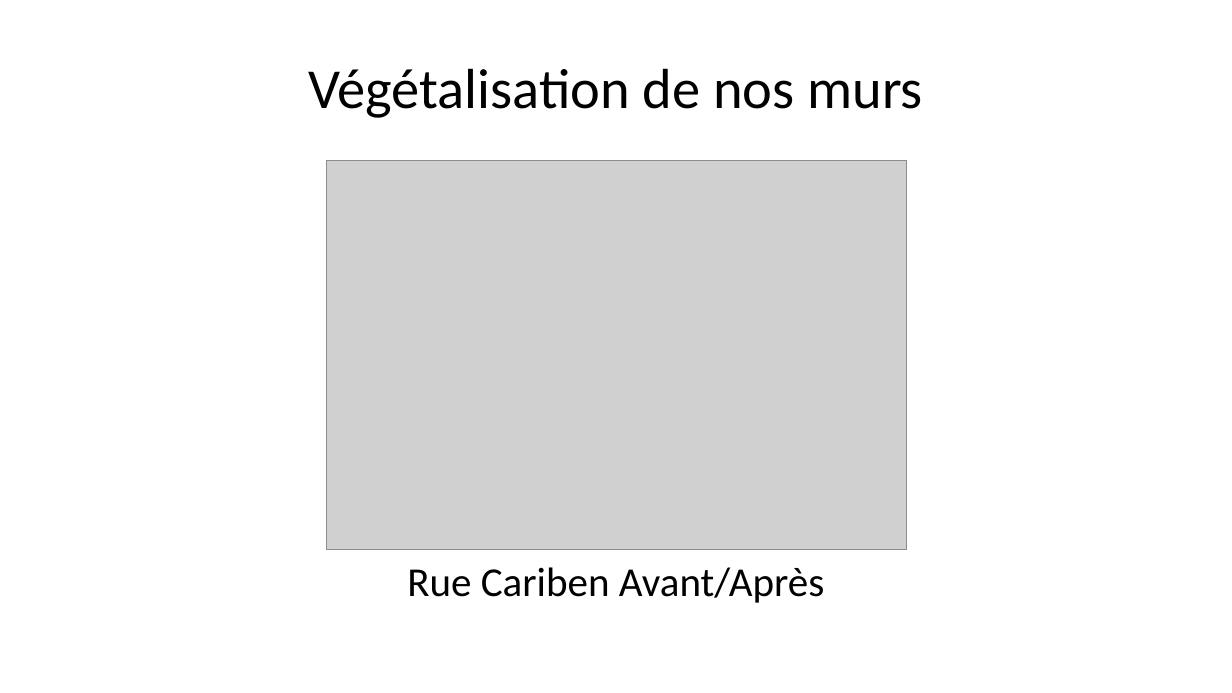
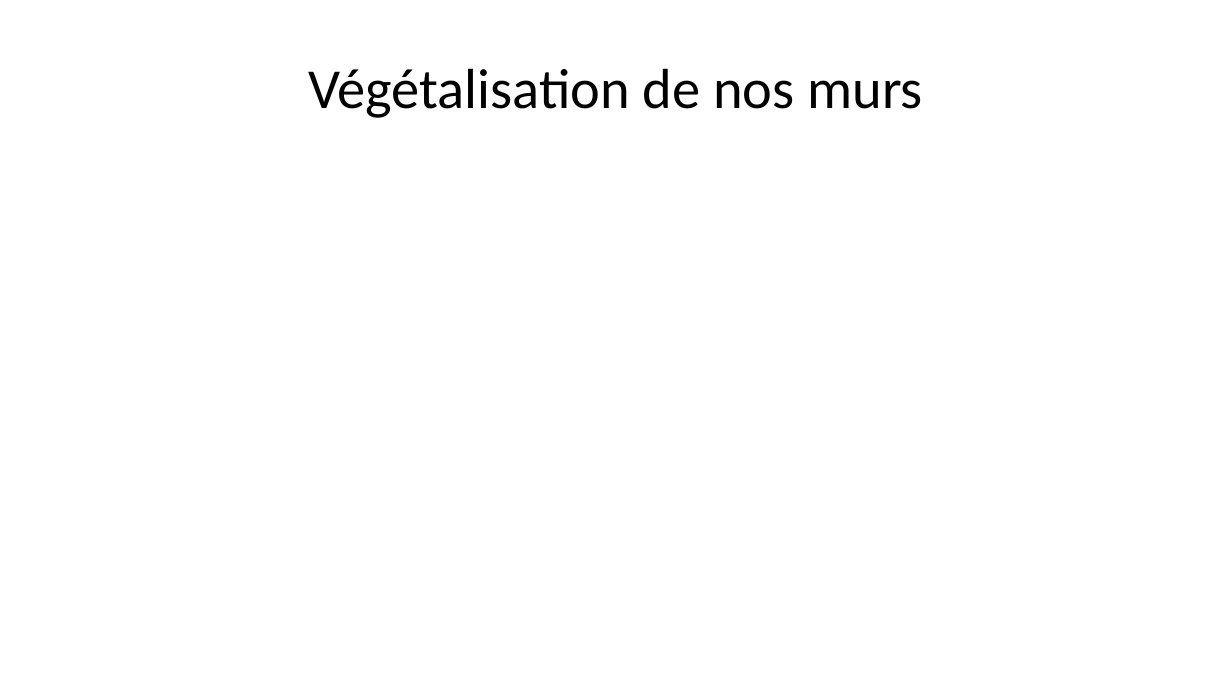
Before and after one commit to Bertrand82/vegetalisation_m2q, a slide deck: slide 1 of presentation.pptx. Drawn at 1232x693 pixels with LibreOffice and Linux fonts; fonts in the diff are those of the drawing; grey boxes stand for pictures. Boxes give left, top, right and bottom in pixels: in the first picture for what was removed or moved away, otherwise in the second. Text is boxed around its words. In the diff, an @@ line names an element or a change of style, - is before the commit and + after.

```diff
--- a/presentation.pptx
+++ b/presentation.pptx
@@ picture removed at <box>326,161,907,549</box> @@
@@ text removed at <box>407,567,825,603</box> @@
-Rue Cariben Avant/Après
```
Also in this commit, not shown: 1 slide added, 3 other files.
